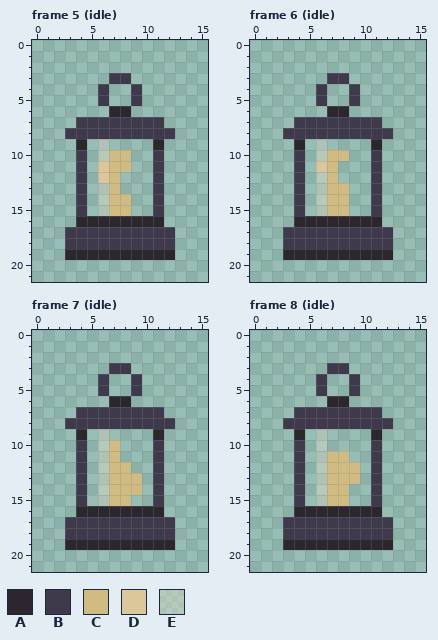
A pixel-art file gets an edit: block_man/data/lamp.aseprite. The picture above is the old version.
16x22 pixels, 14 frames. Colours within 5 levels of each other are drawn and written as one. Shown: frame 5 (idle), frame 6 (idle), frame 7 (idle), frame 8 (idle). The commit also changed other frames, which this record leaves out.
Palette (. is transparent): A #2c262f  B #3f3a4b  C #d0bb80  D #dcc79a  E #f3e0cc59
New version:
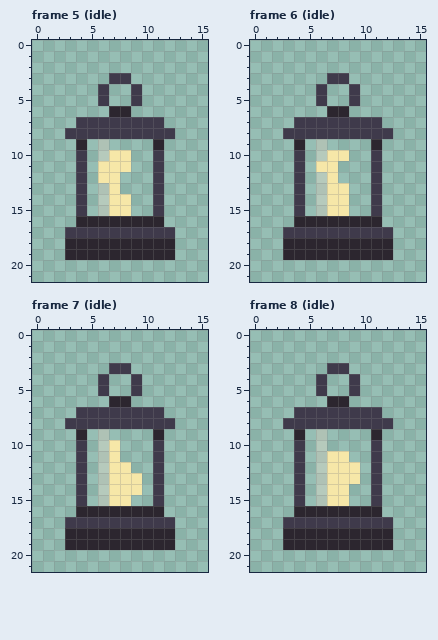
Difference:
@@ palette @@
-C #d0bb80
+C #f6e7a8
--- frame 5 (idle)
@@ x 4..8 @@
 10 B.ECC
-11 B.DCC
-12 B.DC.
+11 B.CCC
+12 B.CC.
 13 B.EC.
@@ x 0..15 @@
 17 ...BBBBBBBBBB...
-18 ...BBBBBBBBBB...
+18 ...AAAAAAAAAA...
 19 ...AAAAAAAAAA...
--- frame 6 (idle)
@@ x 4..8 @@
 10 B.ECC
-11 B.DC.
+11 B.CC.
 12 B.EC.
@@ x 0..15 @@
 17 ...BBBBBBBBBB...
-18 ...BBBBBBBBBB...
+18 ...AAAAAAAAAA...
 19 ...AAAAAAAAAA...
--- frame 7 (idle)
@@ x 0..15 @@
 17 ...BBBBBBBBBB...
-18 ...BBBBBBBBBB...
+18 ...AAAAAAAAAA...
 19 ...AAAAAAAAAA...
--- frame 8 (idle): the same change as frame 7 (idle)
Boxes around the changes in both pictures, in picture pixels (x1, y1, x2, y2):
changed: (65, 150, 175, 249)
changed: (283, 150, 393, 249)
changed: (65, 440, 175, 539)
changed: (283, 451, 393, 539)
